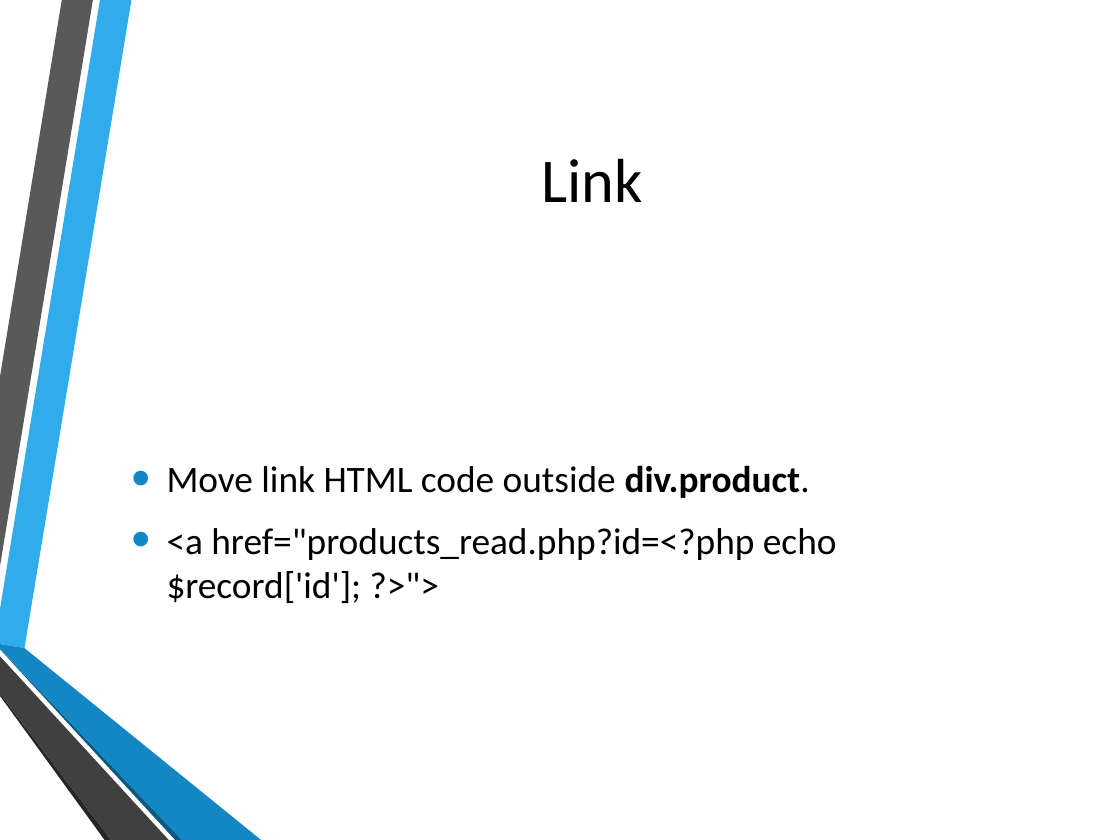
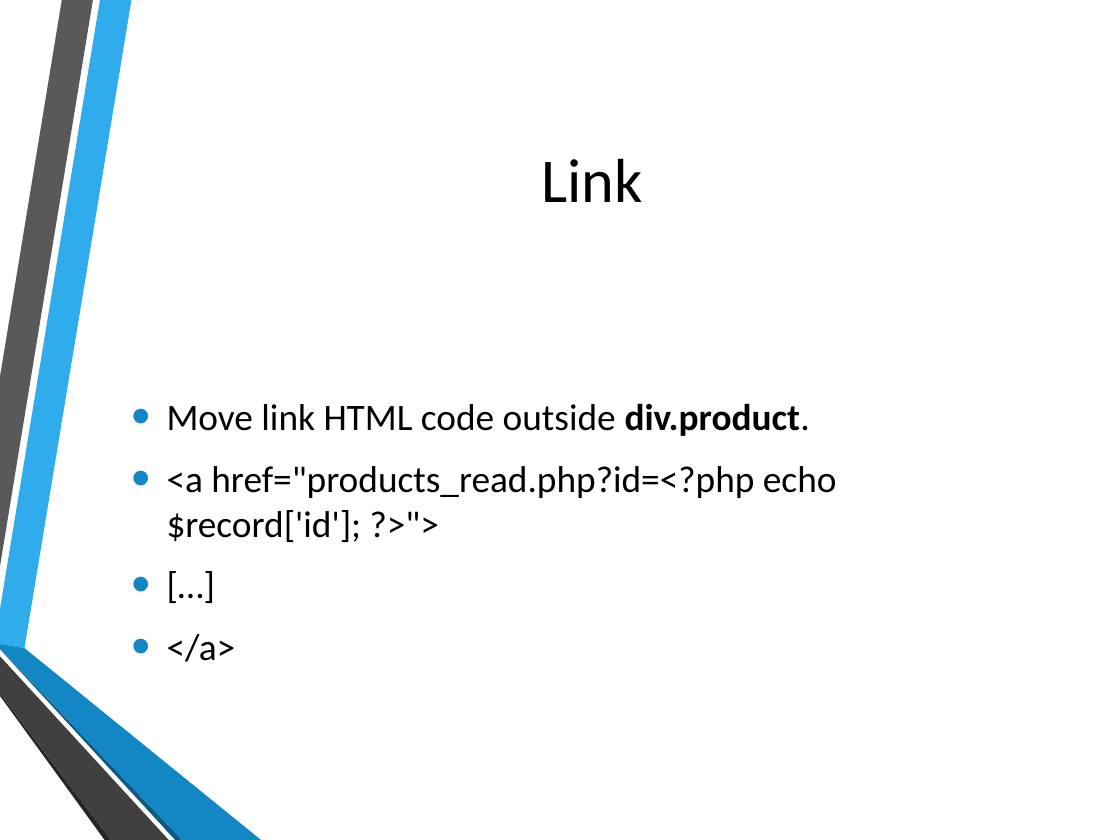
Before and after one commit to hatted/fevaworks-php, a slide deck: slide 15 of php-fw9/Products.pptx (slide 9 before the commit). Drawn at 1120x840 pixels with LibreOffice and Linux fonts; fonts in the diff are those of the drawing; background and template pictures are left out. Boxes give left, top, right and bottom in pixels: in the first picture for what was removed or moved away, otherwise in the second. Text is boxed around its words. In the diff, an @@ line names an element or a change of style, - is before the commit and + after.

```diff
--- a/php-fw9/Products.pptx
+++ b/php-fw9/Products.pptx
@@ text at (167, 634, 236, 662): paragraphs added @@
+• […]
+• </a>
```
Also in this commit, not shown: 6 other slides changed, 12 slides added, 6 other files.
